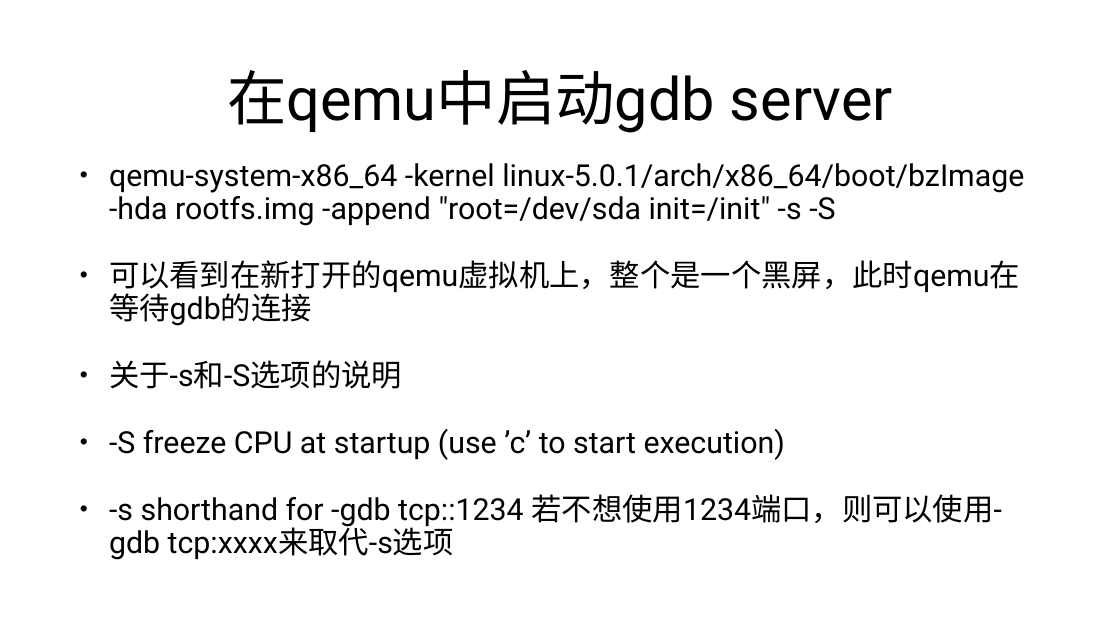
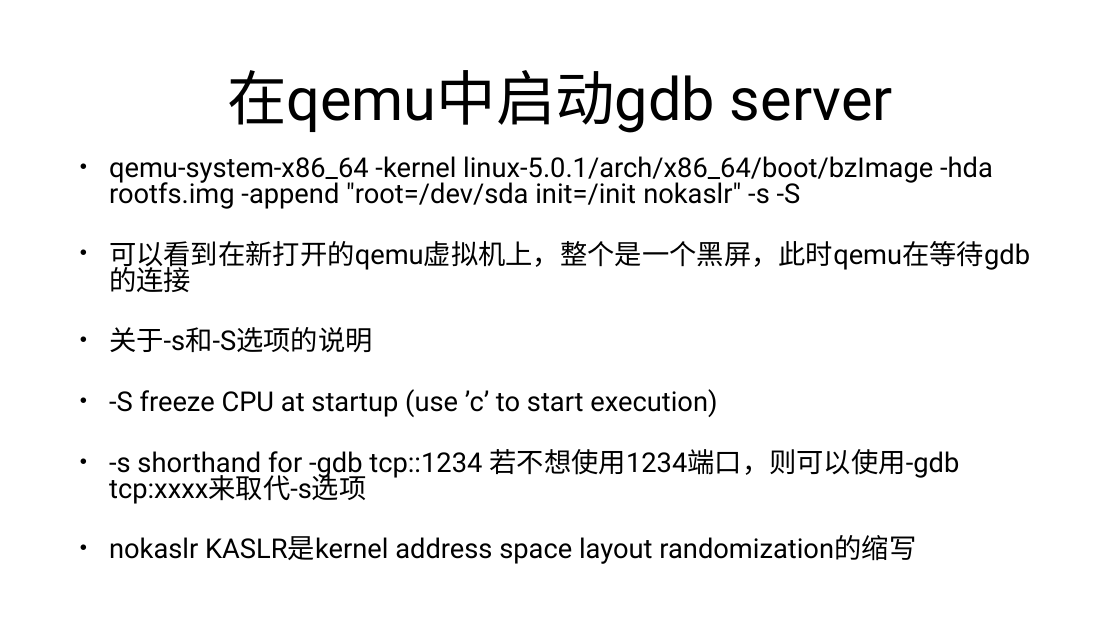
Before and after one commit to mengning/net, a slide deck: slide 13 of lab3/BuildLinuxSystem.pptx. Drawn at 1120x630 pixels with LibreOffice and Linux fonts; fonts in the diff are those of the drawing. Boxes give left, top, right and bottom in pixels: in the first picture for what was removed or moved away, otherwise in the second. Text is boxed around its words. In the diff, an @@ line names an element or a change of style, - is before the commit and + after.

Commit message:
modify bls

```diff
--- a/lab3/BuildLinuxSystem.pptx
+++ b/lab3/BuildLinuxSystem.pptx
@@ text at [109, 156, 993, 209]: text changed; size 52 to 46.8 pt @@
-• qemu-system-x86_64 -kernel linux-5.0.1/arch/x86_64/boot/bzImage -hda rootfs.img -append "root=/dev/sda init=/init" -s -S
+• qemu-system-x86_64 -kernel linux-5.0.1/arch/x86_64/boot/bzImage -hda rootfs.img -append "root=/dev/sda init=/init nokaslr" -s -S
@@ text at [109, 241, 1030, 504]: size 52 to 46.8 pt in "可以看到在新打开的qemu虚拟机上，整个是一个黑屏，此时qemu在等待gdb的连接", "关于-s和-S选项的说明", "-S freeze CPU at startup (use ’c’ ...", "-s shorthand for -gdb tcp::1234 若不想使用1234端口，则可以使用-gdb tcp:xx ..."; line spacing 0.9 to 0.8 @@
@@ text at [109, 535, 916, 564]: paragraph added @@
+• nokaslr KASLR是kernel address space layout randomization的缩写
```
Also in this commit, not shown: 3 other slides changed.
